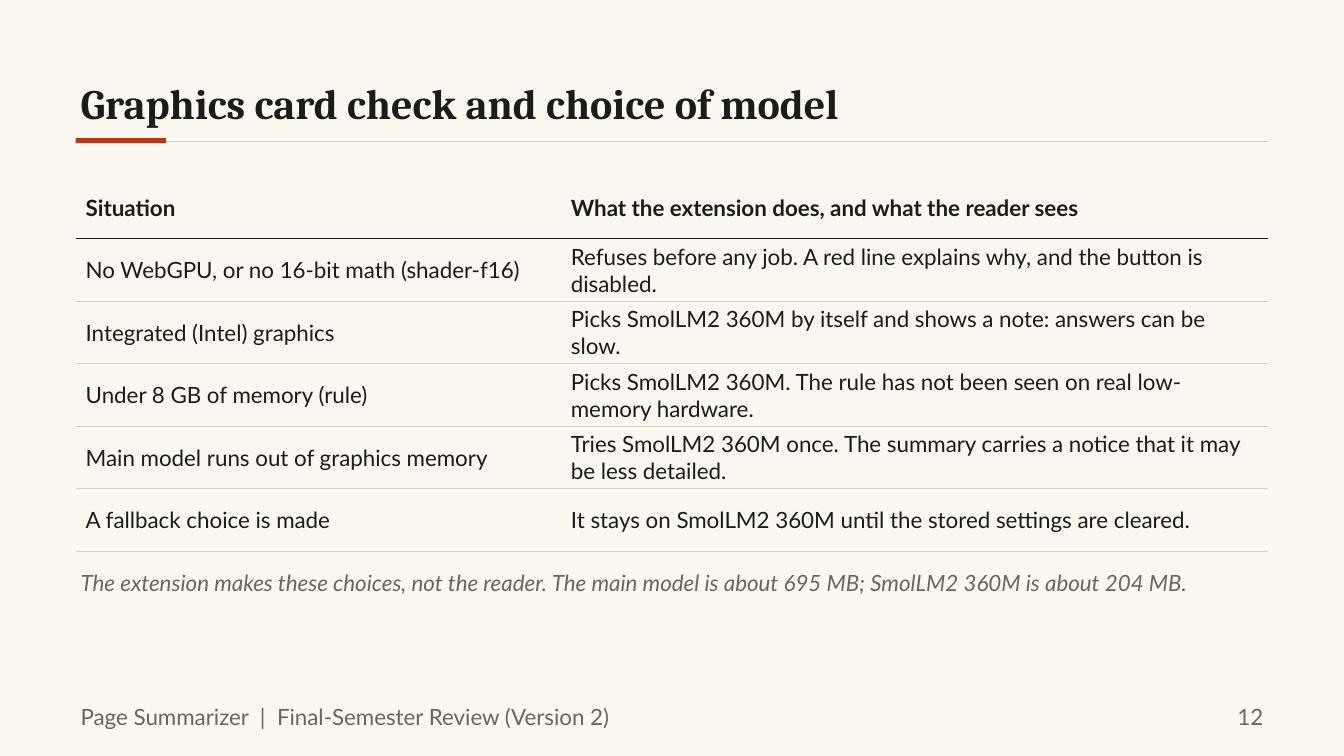
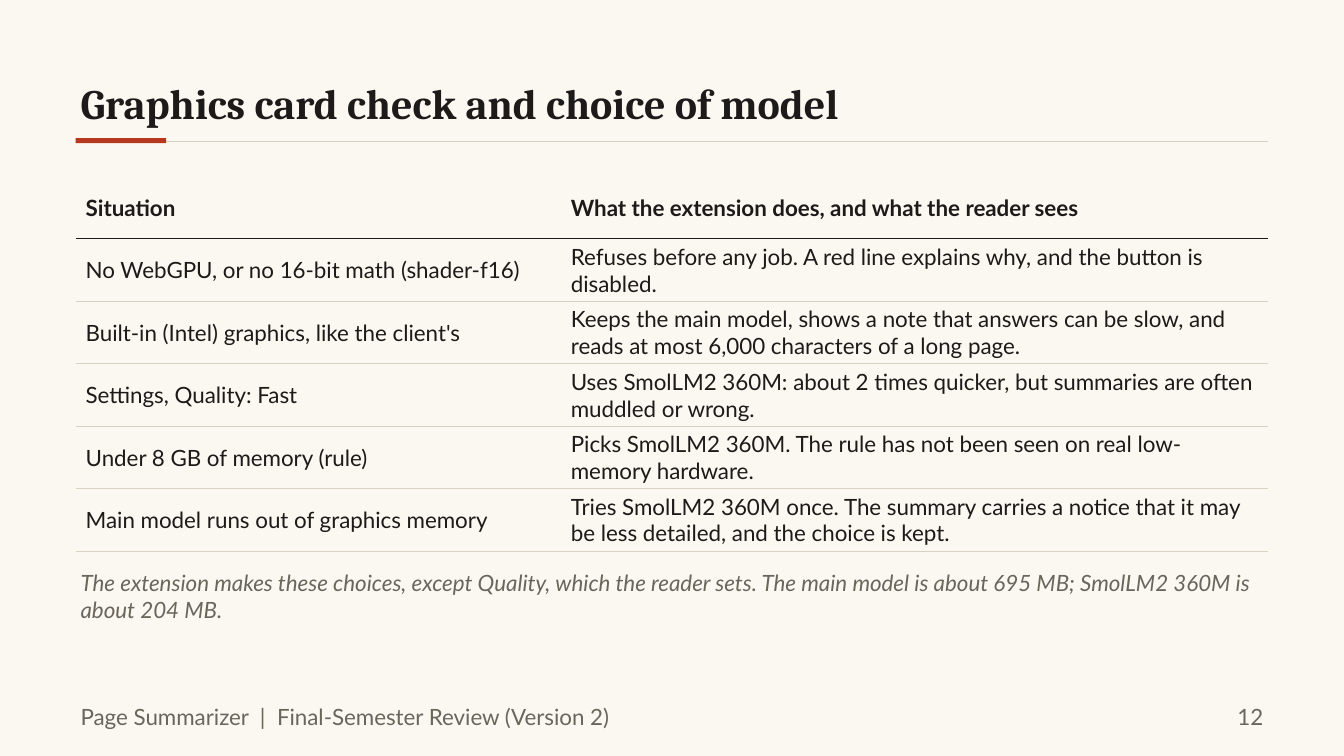
Before and after one commit to Vickey-vijay/DISSCO_web-page-summarizer, a slide deck: slide 12 of finalsem/docs/ppt/FinalSem_Deck.pptx. Drawn at 1344x756 pixels with LibreOffice and Linux fonts; fonts in the diff are those of the drawing. Boxes give left, top, right and bottom in pixels: in the first picture for what was removed or moved away, otherwise in the second. Text is boxed around its words. In the diff, an @@ line names an element or a change of style, - is before the commit and + after.

```diff
--- a/finalsem/docs/ppt/FinalSem_Deck.pptx
+++ b/finalsem/docs/ppt/FinalSem_Deck.pptx
@@ table at [76, 176, 1268, 552] @@
-row 3: Integrated (Intel) graphics | Picks SmolLM2 360M by itself and shows a note: answers can be slow.
+row 3: Built-in (Intel) graphics, like the client's | Keeps the main model, shows a note that answers can be slow, and reads at most 6,000 characters of a long page.
+row 4: Settings, Quality: Fast | Uses SmolLM2 360M: about 2 times quicker, but summaries are often muddled or wrong.
-row 5: Main model runs out of graphics memory | Tries SmolLM2 360M once. The summary carries a notice that it may be less detailed.
-row 6: A fallback choice is made | It stays on SmolLM2 360M until the stored settings are cleared.
+row 6: Main model runs out of graphics memory | Tries SmolLM2 360M once. The summary carries a notice that it may be less detailed, and the choice is kept.
@@ text at [81, 574, 1250, 618]: text changed @@
-The extension makes these choices, not the reader. The main model is about 695 MB; SmolLM2 360M is about 204 MB.
+The extension makes these choices, except Quality, which the reader sets. The main model is about 695 MB; SmolLM2 360M is about 204 MB.
```
Also in this commit, not shown: 8 other slides changed, 1 slide added, 1 slide removed, 43 other files.
